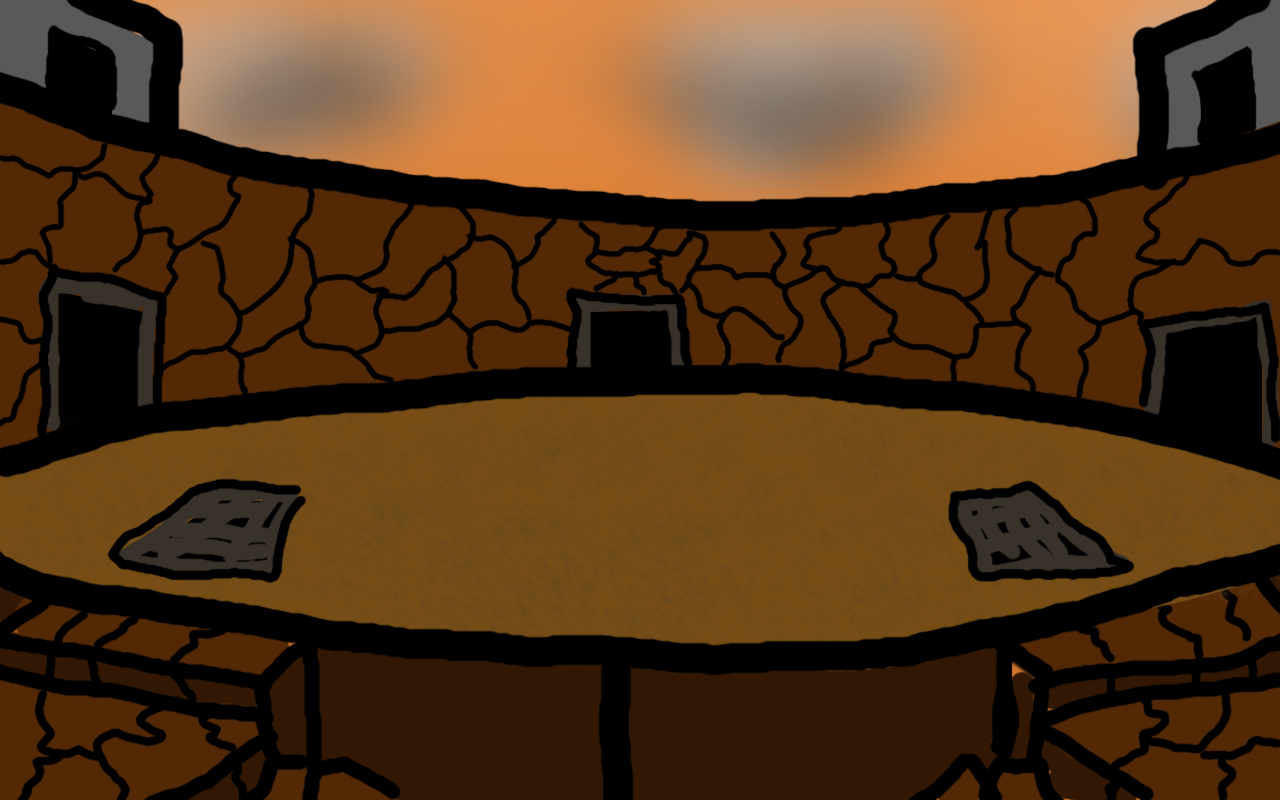
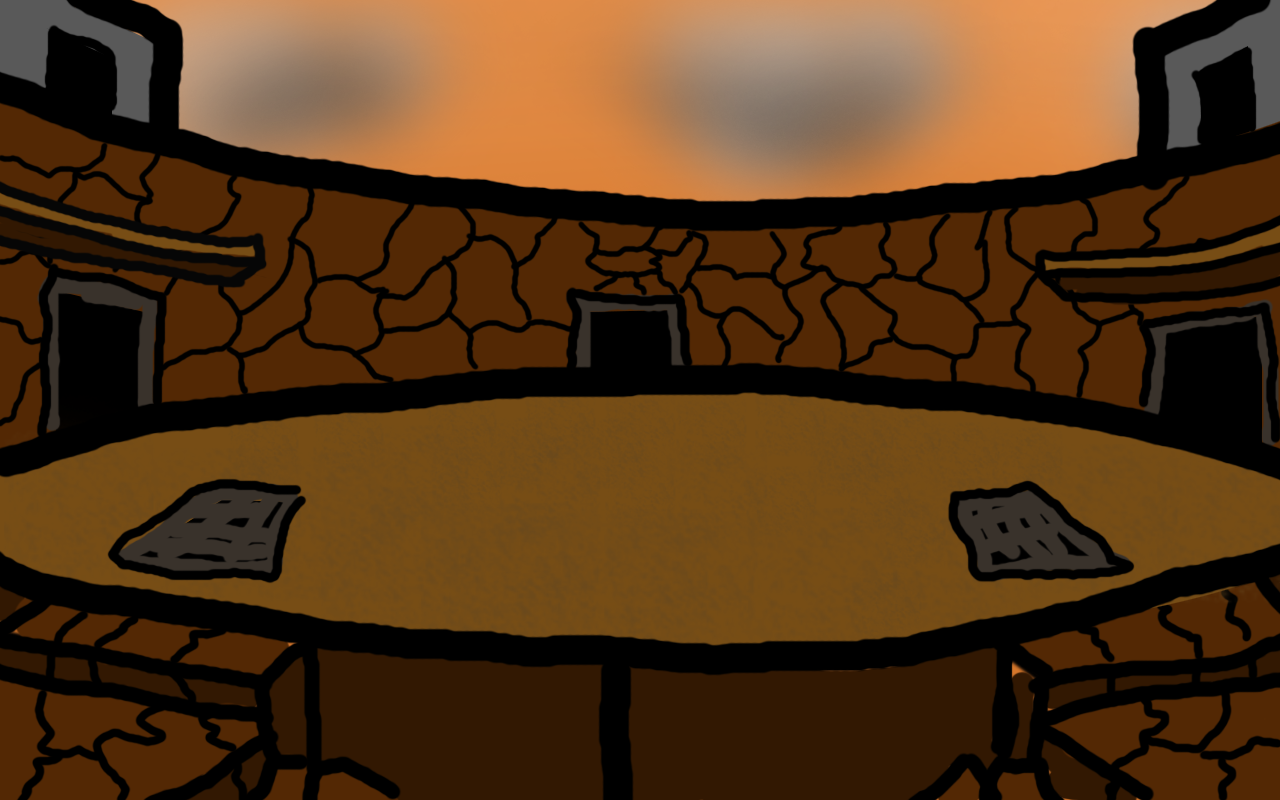
Comparing the layer stacks of the two 1280px x 800px images. Changes:
added layer "Archer platforms" above "Archer platform color" over [0, 180, 1280, 305]
added layer "Archer platform color" above "Layer 1" over [0, 189, 1280, 306]
